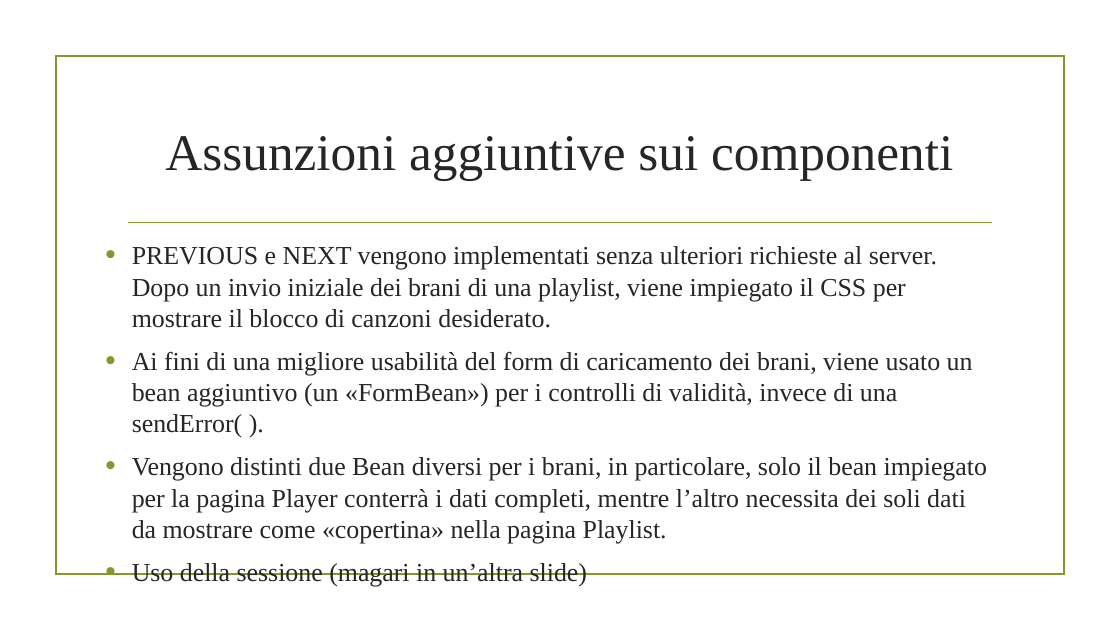
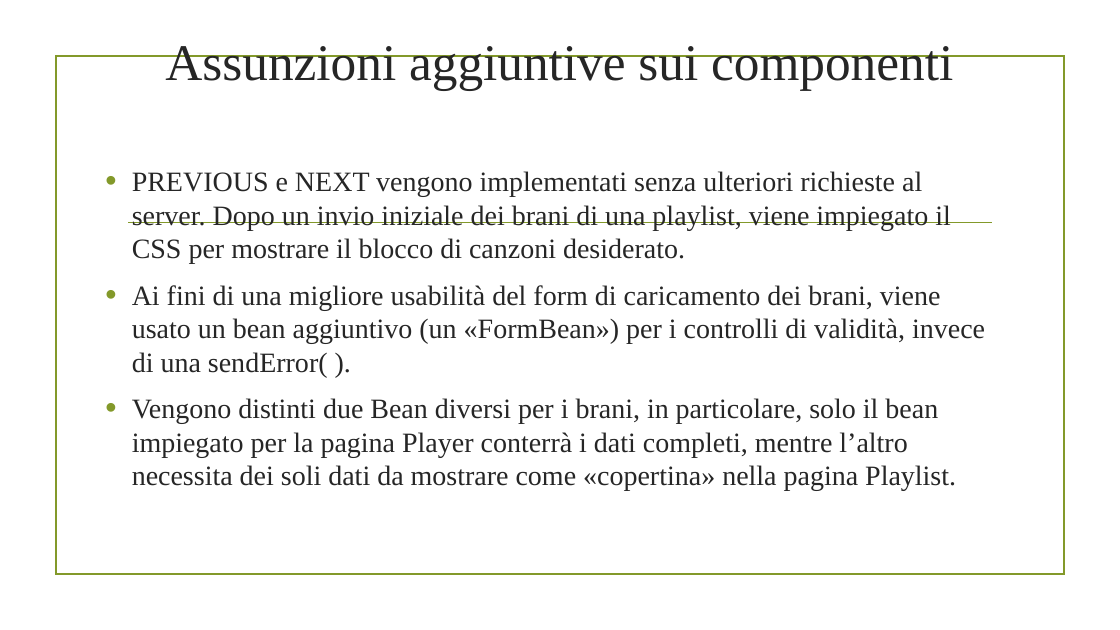
Before and after one commit to alex-atanassov/TIW2021-Atanassov-Bruno, a slide deck: slide 11 of deliverables/Presentazione progetto TIW.pptx. Drawn at 1120x630 pixels with LibreOffice and Linux fonts; fonts in the diff are those of the drawing; background and template pictures are left out. Boxes give left, top, right and bottom in pixels: in the first picture for what was removed or moved away, otherwise in the second. Text is boxed around its words. In the diff, an @@ line names an element or a change of style, - is before the commit and + after.

```diff
--- a/deliverables/Presentazione progetto TIW.pptx
+++ b/deliverables/Presentazione progetto TIW.pptx
@@ title "Assunzioni aggiuntive sui componenti": place and size @@
-title "Assunzioni aggiuntive sui componenti" at (165, 136, 953, 181)
+title "Assunzioni aggiuntive sui componenti" at (165, 46, 953, 91)
@@ text at (132, 171, 985, 491): paragraph removed @@
-• Uso della sessione (magari in un’altra slide)
@@ text "PREVIOUS e NEXT vengono implementati ...": place and size @@
-text "PREVIOUS e NEXT vengono implementati ..." at (132, 246, 987, 544)
+text "PREVIOUS e NEXT vengono implementati ..." at (132, 171, 985, 491)
@@ text "PREVIOUS e NEXT vengono implementati ..." at (132, 171, 985, 491): size 22.2 to 24 pt @@
```
Also in this commit, not shown: 28 other slides changed, 4 slides added, 3 slides removed.
